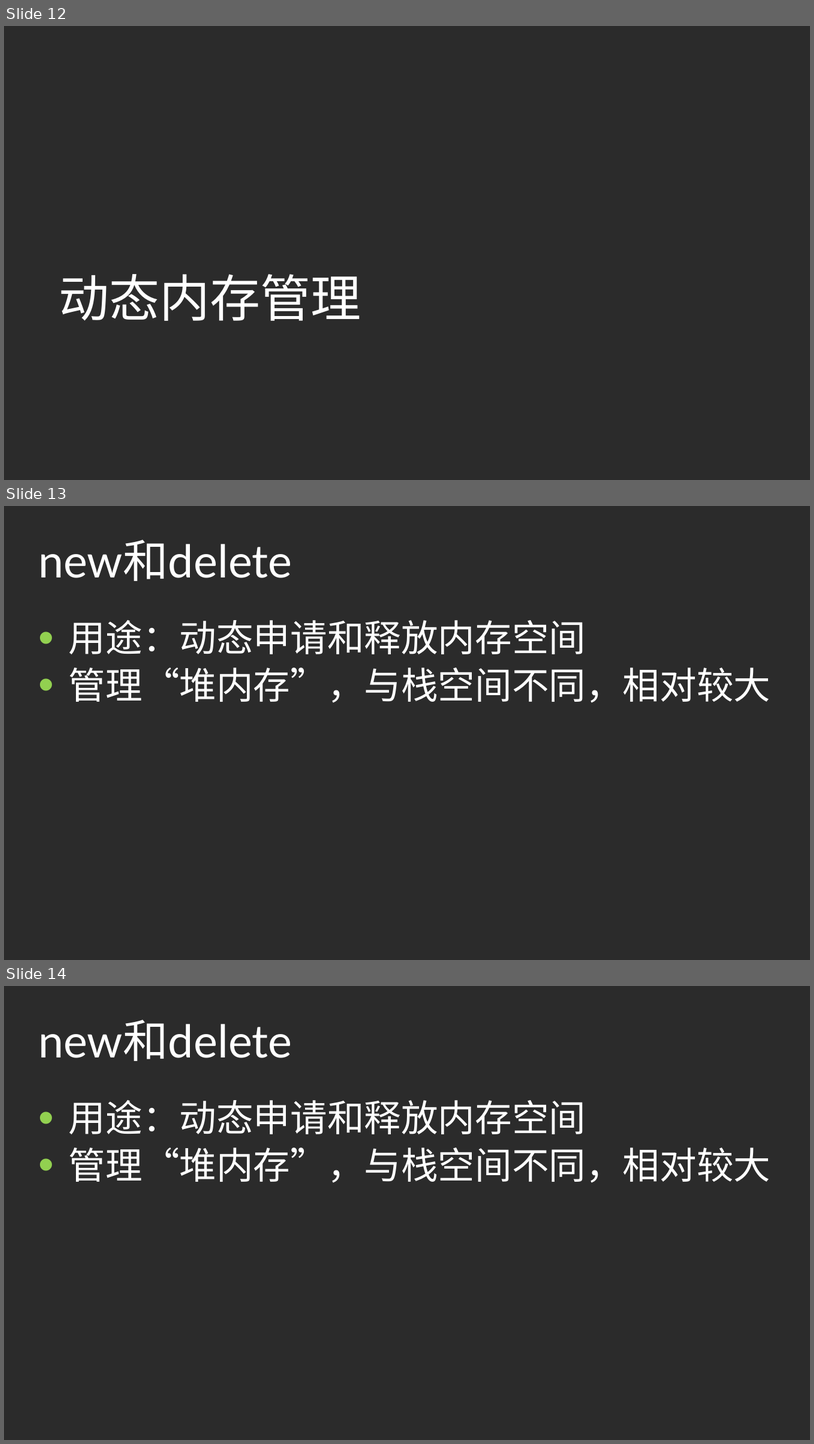
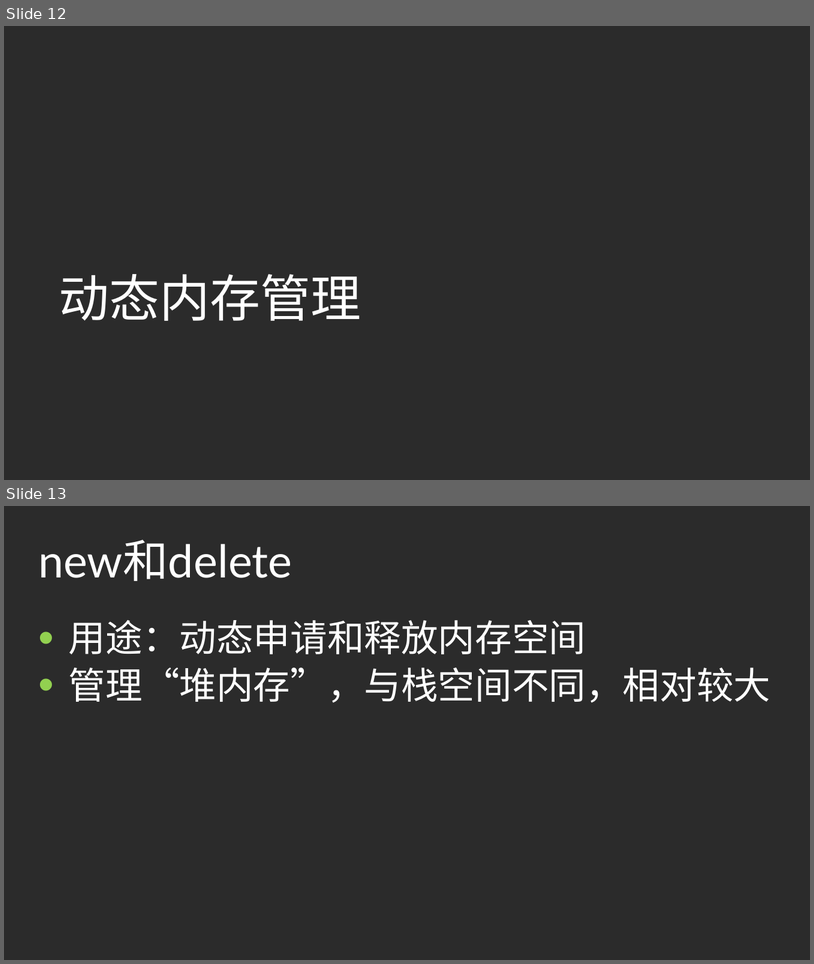
Before and after one commit to duanqn/programming_basic, a slide deck: slides/lec5.pptx. Shown one above the other, each under a label of ours: slides 12, 13 and 14 before the commit, slides 12 and 13 after it. The pictures are 814x1444 and 814x964 pixels, drawn with LibreOffice and Linux fonts; fonts in the diff are those of the drawing; background and template pictures are left out; a plain dark background stands for a picture behind light text. Boxes give left, top, right and bottom in pixels: in the first picture for what was removed or moved away, otherwise in the second. Text is boxed around its words. In the diff, an @@ line names an element or a change of style, - is before the commit and + after.

Commit message:
Modify lec5

```diff
--- a/slides/lec5.pptx
+++ b/slides/lec5.pptx
@@ slide 13 removed at (4, 506, 810, 960), background picture (left out) @@
@@ title removed at (38, 540, 292, 581) @@
-new和delete
@@ text removed at (69, 620, 771, 703) @@
-• 用途：动态申请和释放内存空间
-• 管理“堆内存”，与栈空间不同，相对较大
@@ what was slide 14 is now slide 13 @@
```
Also in this commit, not shown: 1 slide added.
